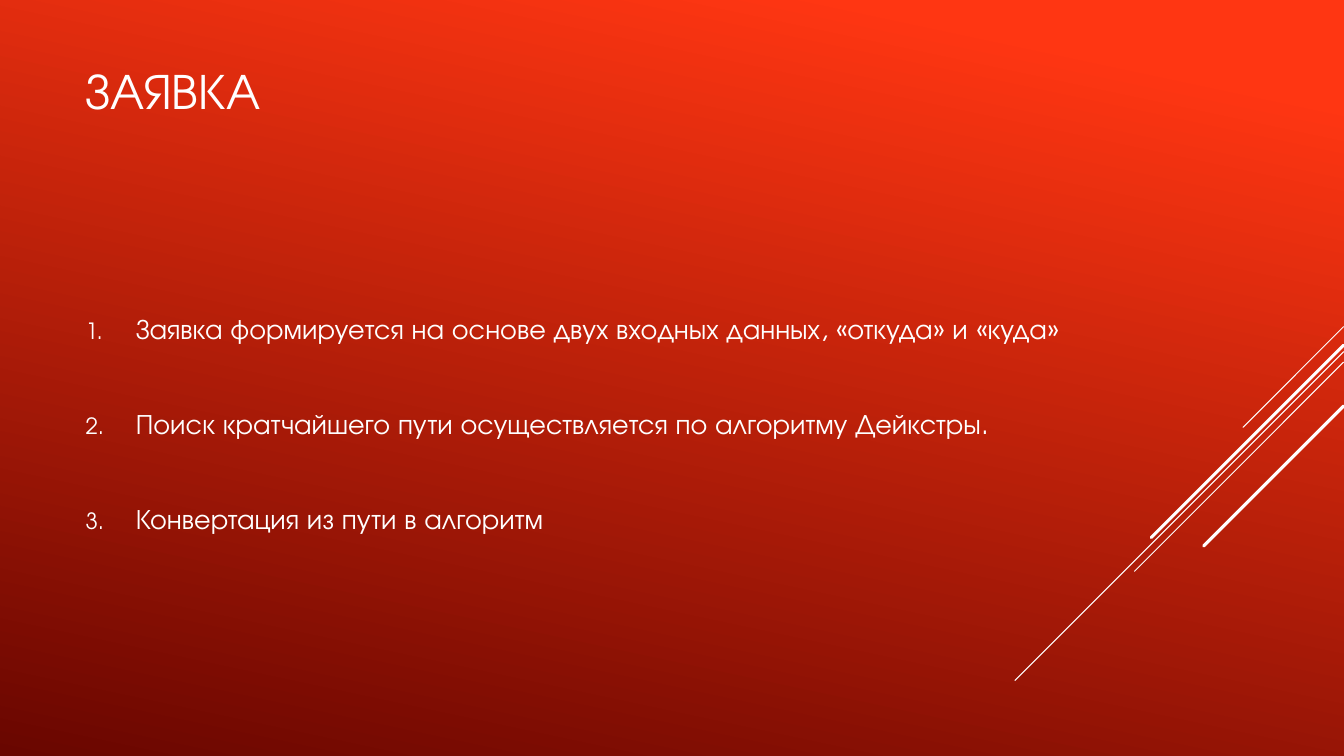
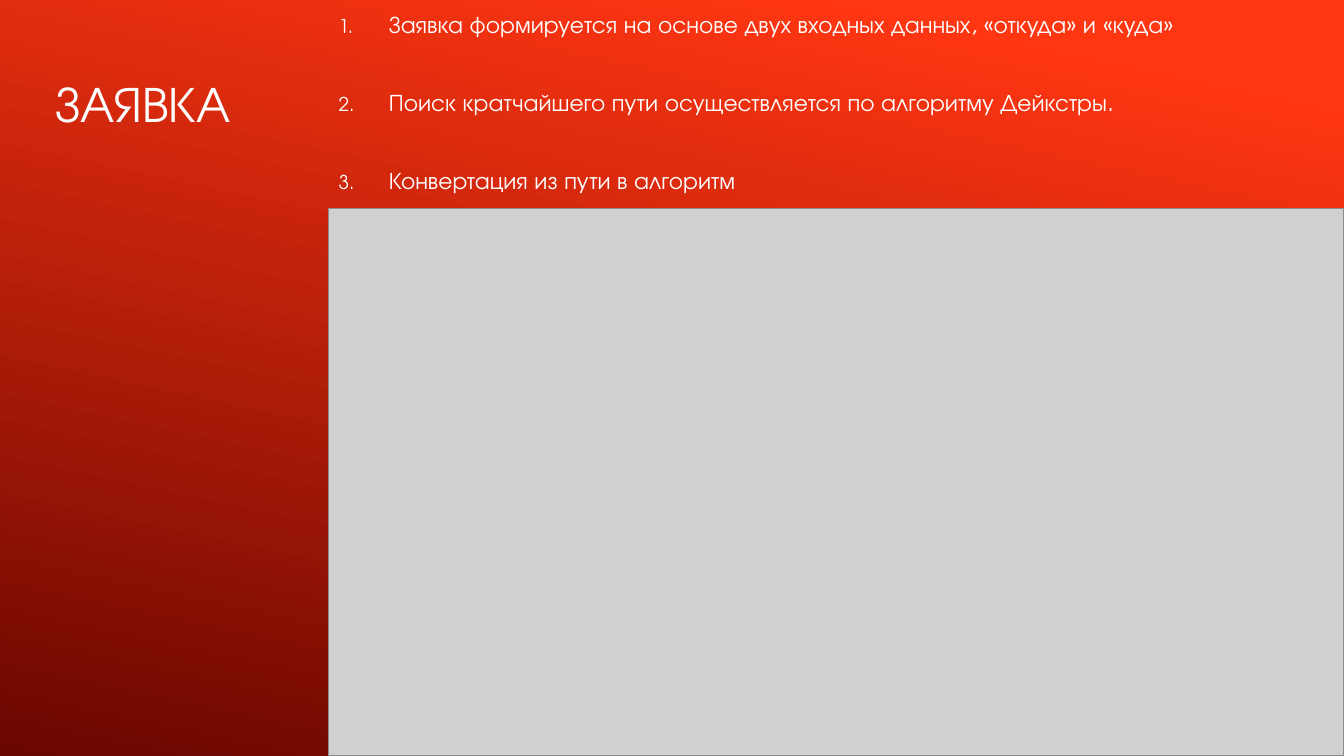
Before and after one commit to TransoChel/ProjectRobotLogistic, a slide deck: slide 8 of Проект «Робот-логист».pptx. Drawn at 1344x756 pixels with LibreOffice and Linux fonts; fonts in the diff are those of the drawing; grey boxes stand for pictures. Boxes give left, top, right and bottom in pixels: in the first picture for what was removed or moved away, otherwise in the second. Text is boxed around its words. In the diff, an @@ line names an element or a change of style, - is before the commit and + after.

```diff
--- a/Проект «Робот-логист».pptx
+++ b/Проект «Робот-логист».pptx
@@ title "ЗАЯВКА": place and size @@
-title "ЗАЯВКА" at box(86, 74, 261, 110)
+title "ЗАЯВКА" at box(56, 87, 231, 123)
@@ text "Заявка формируется на основе двух ...": place and size @@
-text "Заявка формируется на основе двух ..." at box(136, 319, 1047, 534)
+text "Заявка формируется на основе двух ..." at box(389, 16, 1163, 194)
@@ text "Заявка формируется на основе двух ..." at box(389, 16, 1163, 194): size 20 to 17 pt; line spacing 1 to 0.9 @@
@@ picture added at box(329, 208, 1344, 756) @@
```
Also in this commit, not shown: 3 other slides changed.
